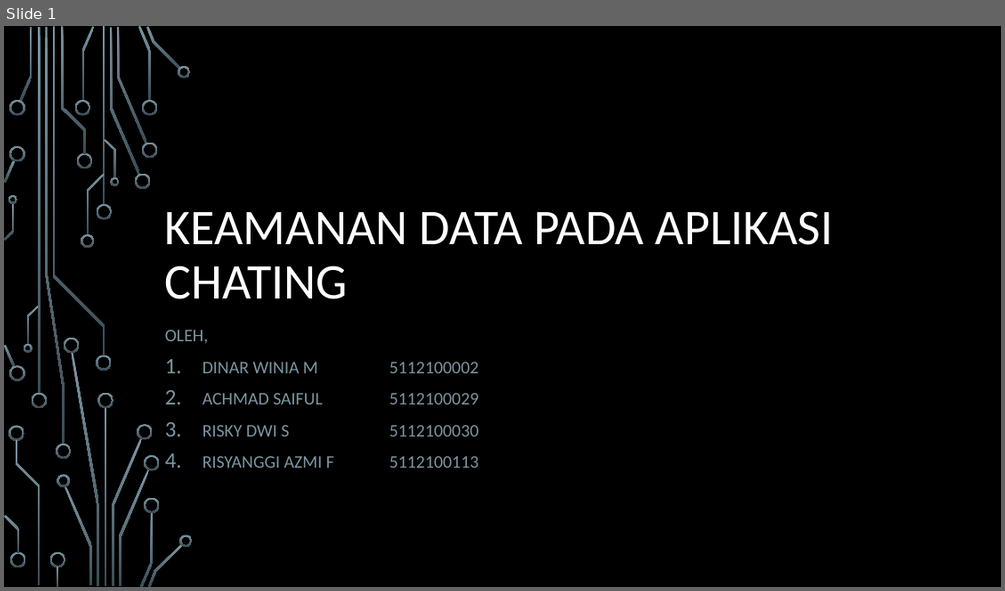
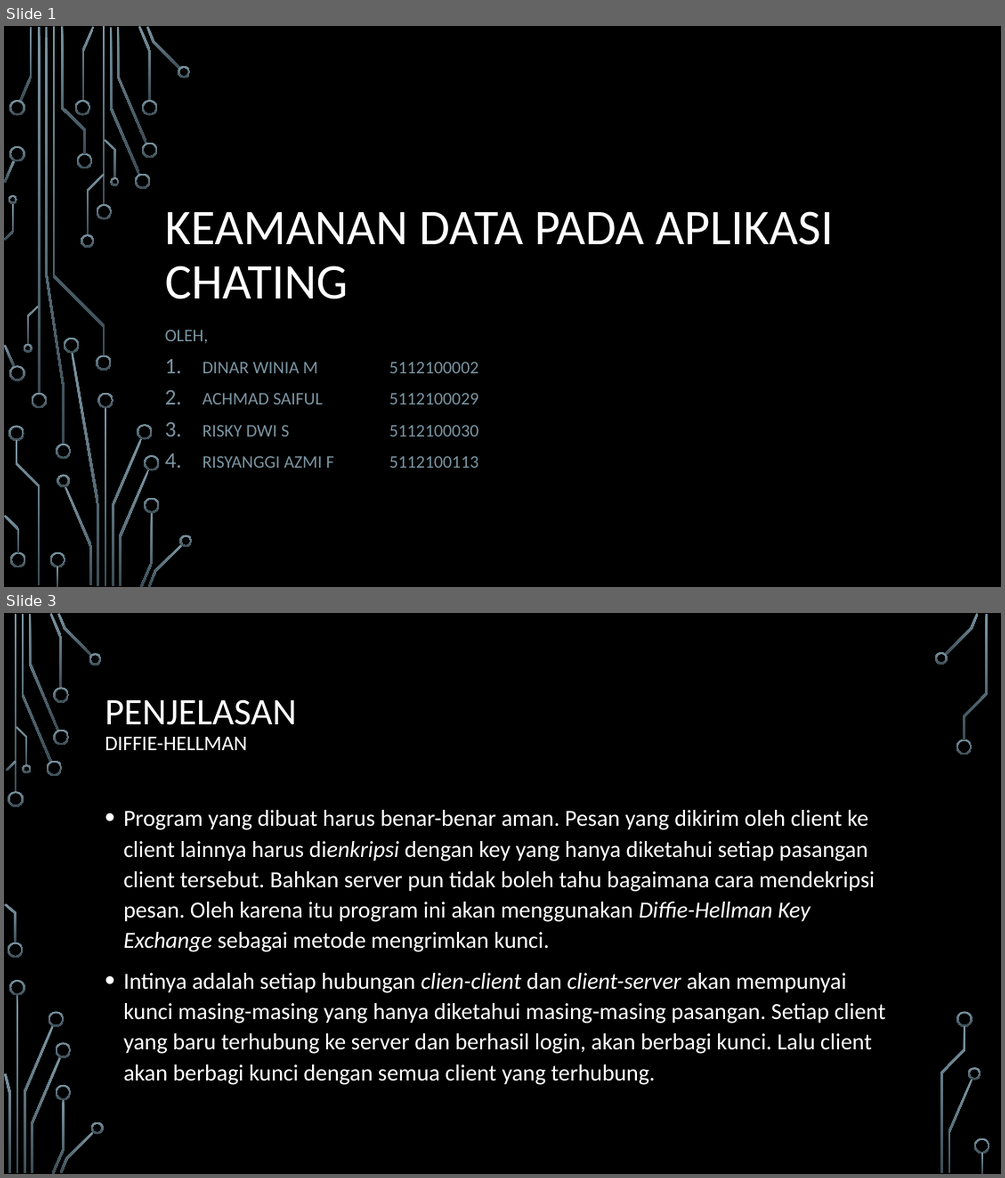
Before and after one commit to dinarwm/private-chat, a slide deck: Keamanan data Pada Aplikasi chatting.pptx. Shown one above the other, each under a label of ours: slide 1 before the commit, slides 1 and 3 after it; the slides between them are not shown. The pictures are 1005x591 and 1005x1178 pixels, drawn with LibreOffice and Linux fonts; fonts in the diff are those of the drawing; background and template pictures are left out. Boxes give left, top, right and bottom in pixels: in the first picture for what was removed or moved away, otherwise in the second. Text is boxed around its words. In the diff, an @@ line names an element or a change of style, - is before the commit and + after.

```diff
--- a/Keamanan data Pada Aplikasi chatting.pptx
+++ b/Keamanan data Pada Aplikasi chatting.pptx
@@ slide 3 added at (4, 613, 1001, 1174), background picture (left out) @@
@@ title added at (105, 699, 296, 750), 20 pt, text #FFFFFF @@
+PENJELASAN
+DIFFIE-HELLMAN
@@ text added at (123, 810, 886, 1085), 22.2 pt, text #FFFFFF @@
+• Program yang dibuat harus benar-benar aman. Pesan yang dikirim oleh client ke client lainnya harus dienkripsi dengan key yang hanya diketahui setiap pasangan client tersebut. Bahkan server pun tidak boleh tahu bagaimana cara mendekripsi pesan. Oleh karena itu program ini akan menggunakan Diffie-Hellman Key Exchange sebagai metode mengrimkan kunci.
+• Intinya adalah setiap hubungan clien-client dan client-server akan mempunyai kunci masing-masing yang hanya diketahui masing-masing pasangan. Setiap client yang baru terhubung ke server dan berhasil login, akan berbagi kunci. Lalu client akan berbagi kunci dengan semua client yang terhubung.
@@ group added at (4, 613, 989, 1174): 33 freeform shapes, 3 rectangles @@
```
Also in this commit, not shown: 3 slides changed, 3 other slides added, 2 slides removed.
